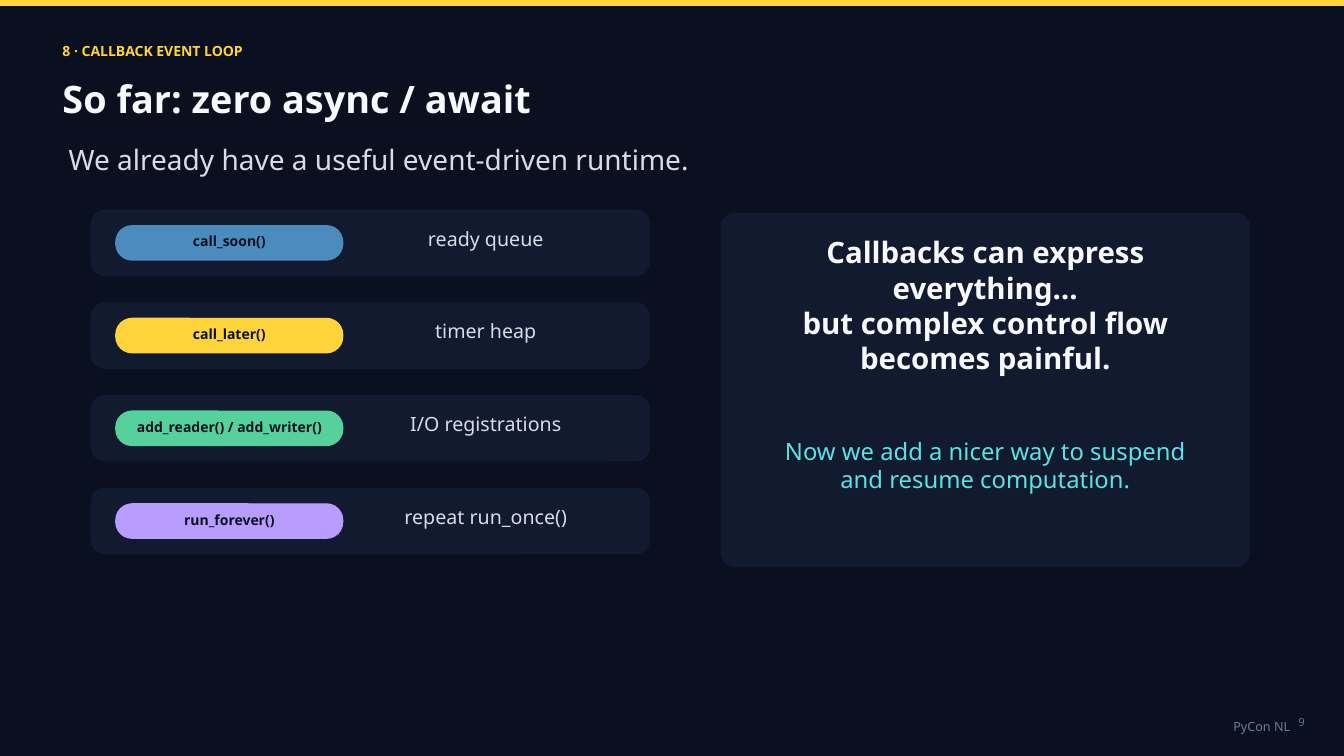
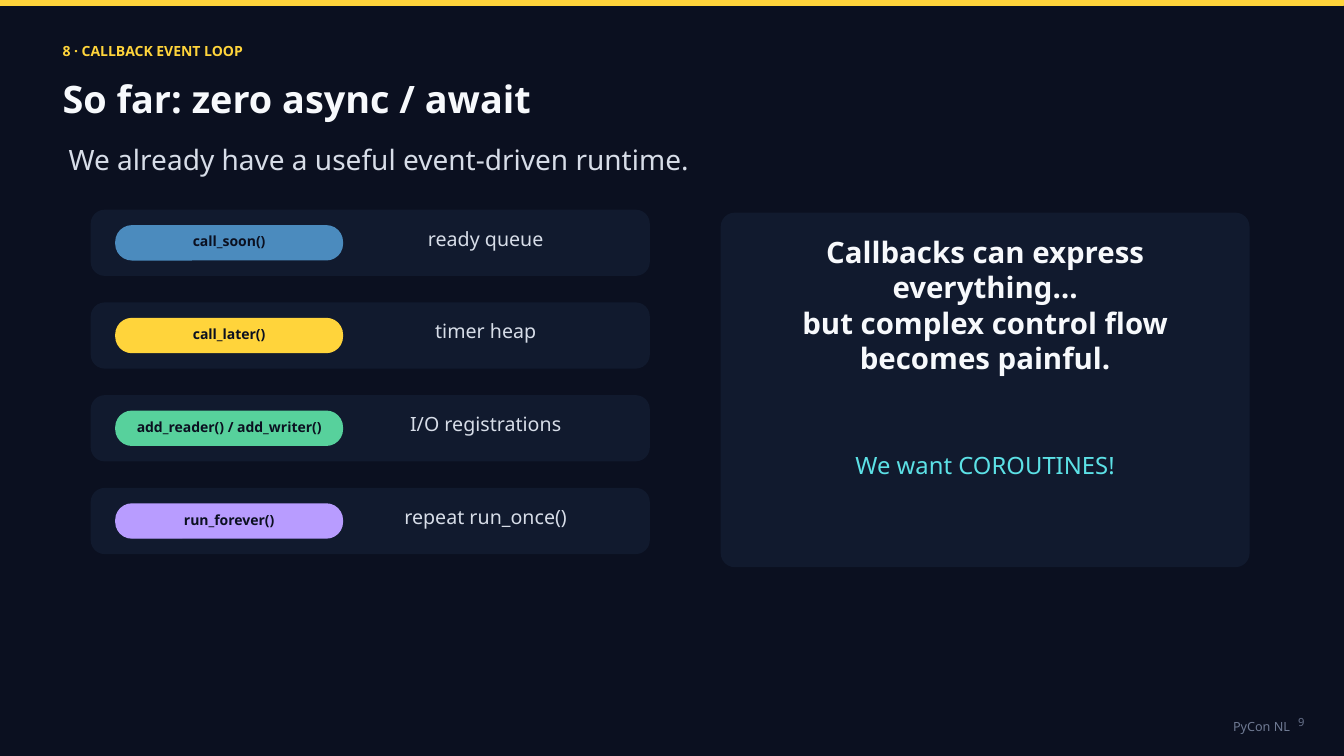
Before and after one commit to tarasko/eduloop, a slide deck: slide 13 of slides/TarasKozlov_AsyncioLoop.pptx. Drawn at 1344x756 pixels with LibreOffice and Linux fonts; fonts in the diff are those of the drawing. Boxes give left, top, right and bottom in pixels: in the first picture for what was removed or moved away, otherwise in the second. Text is boxed around its words. In the diff, an @@ line names an element or a change of style, - is before the commit and + after.

```diff
--- a/slides/TarasKozlov_AsyncioLoop.pptx
+++ b/slides/TarasKozlov_AsyncioLoop.pptx
@@ text at (855, 456, 1114, 475): text changed @@
-Now we add a nicer way to suspend and resume computation.
+We want COROUTINES!
```
Also in this commit, not shown: 8 other slides changed, 1 slide added, 1 slide removed, 6 other files.
